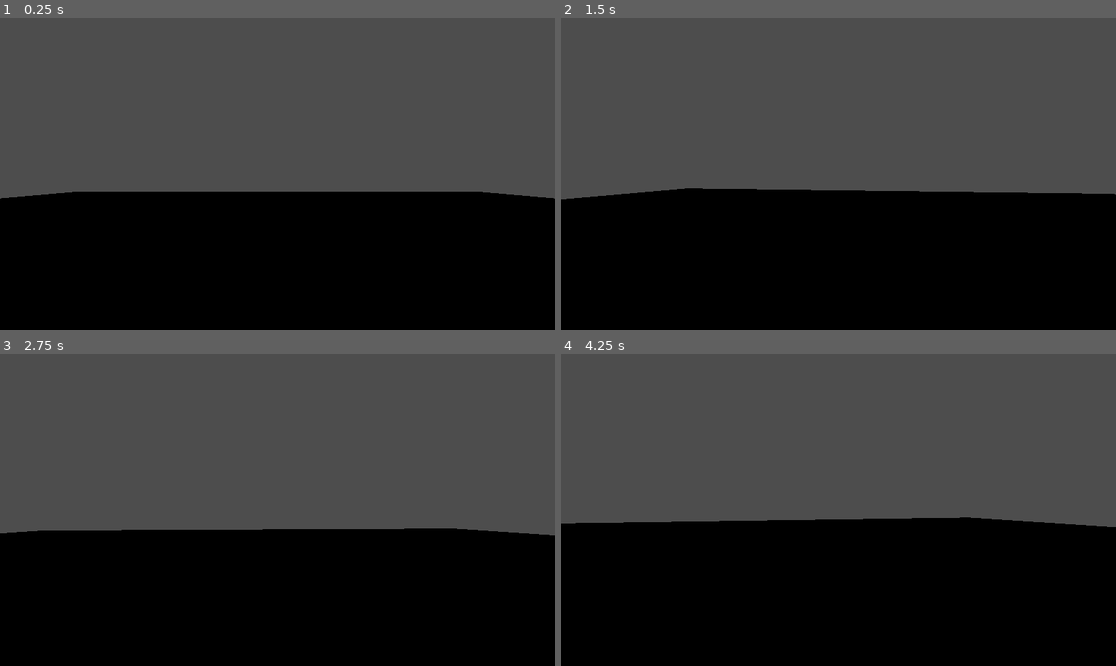
Above: before the commit, frames 1-4 (two rows, left to right).
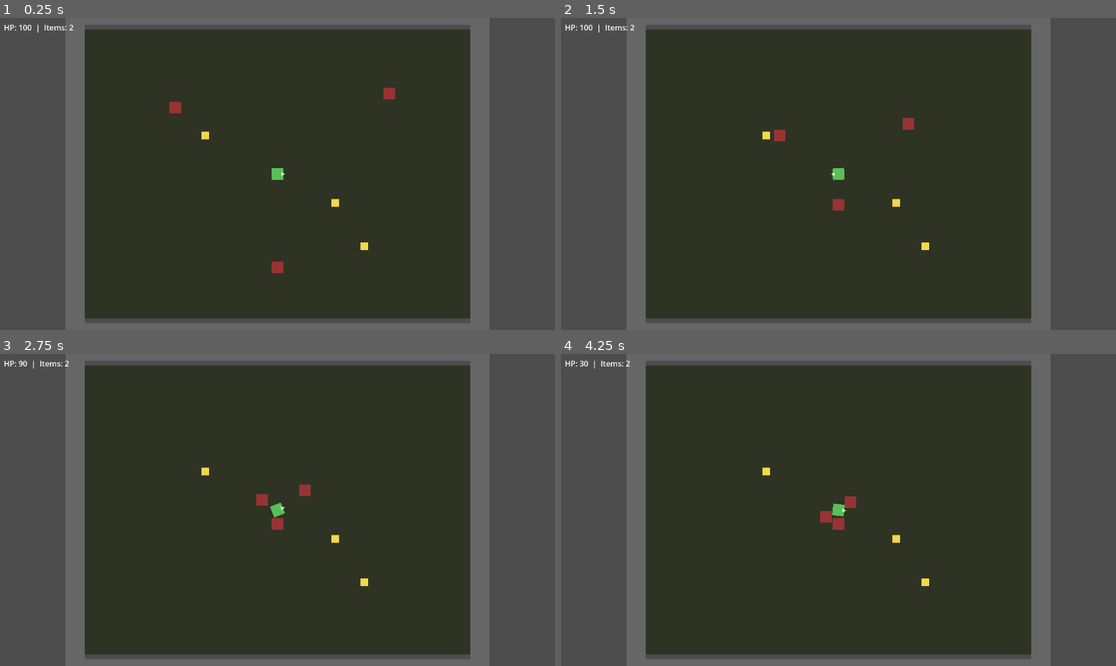
Above: after the commit, the same moments.

Repository: undertal401-hue/zombie-survival-3d
Game: Godot game, scene res://07_house/Main.tscn
Same seed, same stepped clock (60 frames per second), same inputs: the game is played once before the commit and once after it.
Inputs (mouse positions are in pixels of both pictures, inside the frame that each line leads up to):
- Up to frame 1 (0.25 s): no input
- Up to frame 2 (1.5 s): tap Enter (ui_accept) at 0.5, 0.6, 0.77, 1.07, 1.35 s; move the mouse to (866, 174) at 0.52 s; move the mouse to (810, 174) at 1.27 s
- Up to frame 3 (2.75 s): tap Enter (ui_accept) at 1.52, 1.82, 2.1 s; move the mouse to (288, 503) at 2.02 s
- Up to frame 4 (4.25 s): move the mouse to (832, 516) at 2.77 s; tap Enter (ui_accept) at 2.85, 3.02, 3.32, 3.6, 3.77, 4.07 s; move the mouse to (877, 513) at 3.52 s

The runs differ from the first frame. In frame 1, 85% of the frame differs, in the area x 0-100%, y 0-100%; in frame 2, 85%; in frame 3, 85%; in frame 4, 86%.

Commit message:
feat: rebuild MVP as 2D zombie survival
- Mapa 800x600: suelo, 4 muros, sin obstaculos (zombis en linea recta)
- Player.gd: CharacterBody2D, WASD/flechas, sprint, mira al raton,
  receive_damage + hp + respawn
- Zombie.gd: persigue al jugador, separacion entre zombis, ataque
  con cooldown (10 dmg / 1s)
- Inventory.gd (autoload): add/remove/has/count/total + senal
- Pickup: 3 items en el mapa (llave/medkit) recogidos al tocar
- HUD: Label con HP + items
- EventBus/GameClock autoloads (tema conservado del 3D)

Validado headless: W mueve 196px, suelo colisiona, inventario 3 items
(2 llaves), 3 zombis alcanzan al jugador (~30px) y hieren (hp 100->70),
0 errores de script. CI: import + boot escena principal.

Diff:
--- a/game/01_core/EventBus.gd
+++ b/game/01_core/EventBus.gd
@@ -1,5 +1,5 @@
 extends Node
 
 signal player_damaged(amount: float, source: Node)
-signal zombie_died(zombie: Node3D)
+signal zombie_died(zombie: Node2D)
 signal wave_started(wave: int)
--- a/game/02_player/InputHandler.gd
+++ b/game/02_player/InputHandler.gd
@@ -2,20 +2,9 @@
 extends Node
 
 var move_vector: Vector2 = Vector2.ZERO
-var look_delta: Vector2 = Vector2.ZERO
-
-func _input(event: InputEvent) -> void:
-	if event is InputEventMouseMotion:
-		look_delta += event.relative
 
 func _process(_delta: float) -> void:
 	move_vector = Input.get_vector("move_left", "move_right", "move_back", "move_forward")
-	look_delta = Vector2.ZERO
 
 func get_move_vector() -> Vector2:
 	return move_vector
-
-func consume_look_delta() -> Vector2:
-	var v := look_delta
-	look_delta = Vector2.ZERO
-	return v
--- /dev/null
+++ b/game/02_player/Inventory.gd
@@ -0,0 +1,29 @@
+extends Node
+
+signal inventory_changed
+
+var _items: Dictionary = {}
+
+func add_item(id: String, amount: int = 1) -> void:
+	_items[id] = _items.get(id, 0) + amount
+	inventory_changed.emit()
+
+func remove_item(id: String, amount: int = 1) -> bool:
+	var have: int = _items.get(id, 0)
+	if have < amount:
+		return false
+	_items[id] = have - amount
+	inventory_changed.emit()
+	return true
+
+func count(id: String) -> int:
+	return _items.get(id, 0)
+
+func has(id: String) -> bool:
+	return count(id) > 0
+
+func total() -> int:
+	var sum: int = 0
+	for n in _items.values():
+		sum += n
+	return sum
--- a/game/02_player/Player.gd
+++ b/game/02_player/Player.gd
@@ -1,62 +1,40 @@
-extends CharacterBody3D
+extends CharacterBody2D
 
-const SPEED := 6.0
-const SPRINT_SPEED := 9.0
-const JUMP_VELOCITY := 6.0
-const GRAVITY := 18.0
-const MOUSE_SENSITIVITY := 0.0025
+const SPEED := 200.0
+const SPRINT_SPEED := 320.0
+const MAX_HP := 100.0
+const SPAWN := Vector2.ZERO
 
-@onready var camera_pivot: Node3D = $CameraPivot
-@onready var camera: Camera3D = $CameraPivot/Camera3D
+@onready var input_handler: InputHandler = $InputHandler
 
-var input_handler: InputHandler
-var yaw: float = 0.0
-var pitch: float = 0.0
-var hp: float = 100.0
-
-func receive_damage(amount: float) -> void:
-	# El zombi ataca aqui; el sistema de vida completo aun no existe.
-	hp -= amount
+var hp: float = MAX_HP
 
 func _ready() -> void:
-	input_handler = InputHandler.new()
-	add_child(input_handler)
-
-	Input.mouse_mode = Input.MOUSE_MODE_CAPTURED
-	velocity = Vector3.ZERO
+	add_to_group("player")
 
 func _physics_process(delta: float) -> void:
-	_process_movement(delta)
-	_process_camera(delta)
+	var move: Vector2 = input_handler.get_move_vector()
+	var direction: Vector2 = Vector2(move.x, -move.y)
+	if direction.length() > 0.0:
+		direction = direction.normalized()
 
-func _process_movement(delta: float) -> void:
-	var move := input_handler.get_move_vector()
-	var basis := Transform3D(Basis(Vector3.UP, yaw), Vector3.ZERO).basis
-	var direction := Vector3.ZERO
-
-	direction = (-basis.z * move.y) + (basis.x * move.x)
-	direction = direction.normalized()
-
-	var speed := SPEED
+	var speed: float = SPEED
 	if Input.is_action_pressed("sprint"):
 		speed = SPRINT_SPEED
 
-	if direction.length() > 0.0:
-		velocity.x = move_toward(velocity.x, direction.x * speed, 12.0 * delta)
-		velocity.z = move_toward(velocity.z, direction.z * speed, 12.0 * delta)
-	else:
-		velocity.x = move_toward(velocity.x, 0.0, 14.0 * delta)
-		velocity.z = move_toward(velocity.z, 0.0, 14.0 * delta)
-
-	if is_on_floor() and Input.is_action_just_pressed("ui_accept"):
-		velocity.y = JUMP_VELOCITY
-
-	velocity.y -= GRAVITY * delta
+	velocity = direction * speed
 	move_and_slide()
 
-func _process_camera(delta: float) -> void:
-	var look := input_handler.consume_look_delta()
-	yaw -= look.x * MOUSE_SENSITIVITY
-	pitch = clamp(pitch - look.y * MOUSE_SENSITIVITY, -1.2, 1.2)
-	camera_pivot.rotation.y = yaw
-	camera.rotation.x = pitch
+	var mouse: Vector2 = get_global_mouse_position()
+	if global_position.distance_to(mouse) > 0.5:
+		look_at(mouse)
+
+func receive_damage(amount: float) -> void:
+	hp = max(hp - amount, 0.0)
+	EventBus.player_damaged.emit(amount, self)
+	if hp <= 0.0:
+		hp = MAX_HP
+		global_position = SPAWN
+
+func heal(amount: float) -> void:
+	hp = min(hp + amount, MAX_HP)
--- /dev/null
+++ b/game/02_player/Player.tscn
@@ -0,0 +1,28 @@
+[gd_scene load_steps="4" format=3]
+
+[ext_resource type="Script" path="res://02_player/InputHandler.gd" id="1"]
+[ext_resource type="Script" path="res://02_player/Player.gd" id="2"]
+
+[sub_resource type="RectangleShape2D" id="1_rect"]
+size = Vector2(24, 24)
+
+[node name="Player" type="CharacterBody2D"]
+script = ExtResource("2")
+
+[node name="InputHandler" type="Node" parent="."]
+script = ExtResource("1")
+
+[node name="Body" type="Polygon2D" parent="."]
+color = Color(0.35, 0.75, 0.35, 1)
+polygon = PackedVector2Array(-12, -12, 12, -12, 12, 12, -12, 12)
+
+[node name="Nose" type="Polygon2D" parent="."]
+color = Color(0.75, 1.0, 0.75, 1)
+polygon = PackedVector2Array(8, -4, 16, 0, 8, 4)
+
+[node name="Collision" type="CollisionShape2D" parent="."]
+shape = SubResource("1_rect")
+
+[node name="Camera2D" type="Camera2D" parent="."]
+current = true
+zoom = Vector2(1, 1)
--- a/game/03_zombies/Zombie.gd
+++ b/game/03_zombies/Zombie.gd
@@ -1,23 +1,43 @@
-extends CharacterBody3D
+extends CharacterBody2D
 
-var target: Node3D
-var speed: float = 2.5
-var hp: float = 30.0
+const ATTACK_RANGE := 30.0
+const ATTACK_DAMAGE := 10.0
+const ATTACK_COOLDOWN := 1.0
+
+@export var speed: float = 90.0
+
+var target: Node2D
+var attack_cooldown: float = 0.0
 
 func _ready() -> void:
+	add_to_group("zombies")
+	speed += randf_range(-15.0, 15.0)
 	target = get_tree().get_first_node_in_group("player")
 
 func _physics_process(delta: float) -> void:
 	if target == null:
+		target = get_tree().get_first_node_in_group("player")
 		return
 
-	var dir := target.global_position - global_position
-	dir.y = 0.0
-	dir = dir.normalized()
+	attack_cooldown = max(attack_cooldown - delta, 0.0)
 
-	velocity.x = dir.x * speed
-	velocity.z = dir.z * speed
+	var to_target: Vector2 = target.global_position - global_position
+	var dist: float = to_target.length()
+
+	if dist > ATTACK_RANGE:
+		velocity = (to_target / dist) * speed
+	else:
+		velocity = Vector2.ZERO
+		if attack_cooldown <= 0.0:
+			attack_cooldown = ATTACK_COOLDOWN
+			target.call("receive_damage", ATTACK_DAMAGE)
+
+	for other in get_tree().get_nodes_in_group("zombies"):
+		if other == self:
+			continue
+		var away: Vector2 = global_position - other.global_position
+		var gap: float = away.length()
+		if gap > 0.001 and gap < 24.0:
+			velocity += (away / gap) * 60.0
+
 	move_and_slide()
-
-	if global_position.distance_to(target.global_position) < 1.5:
-		target.call("receive_damage", 10.0)
--- /dev/null
+++ b/game/03_zombies/Zombie.tscn
@@ -0,0 +1,16 @@
+[gd_scene load_steps="3" format=3]
+
+[ext_resource type="Script" path="res://03_zombies/Zombie.gd" id="1"]
+
+[sub_resource type="RectangleShape2D" id="1_rect"]
+size = Vector2(24, 24)
+
+[node name="Zombie" type="CharacterBody2D"]
+script = ExtResource("1")
+
+[node name="Body" type="Polygon2D" parent="."]
+color = Color(0.6, 0.2, 0.2, 1)
+polygon = PackedVector2Array(-12, -12, 12, -12, 12, 12, -12, 12)
+
+[node name="Collision" type="CollisionShape2D" parent="."]
+shape = SubResource("1_rect")
--- /dev/null
+++ b/game/04_items/Pickup.gd
@@ -0,0 +1,12 @@
+extends Area2D
+
+@export var item_id: String = "llave"
+@export var amount: int = 1
+
+func _ready() -> void:
+	add_to_group("pickups")
+
+func _on_body_entered(body: Node2D) -> void:
+	if body.is_in_group("player"):
+		Inventory.add_item(item_id, amount)
+		queue_free()
--- /dev/null
+++ b/game/04_items/Pickup.tscn
@@ -0,0 +1,18 @@
+[gd_scene load_steps="3" format=3]
+
+[ext_resource type="Script" path="res://04_items/Pickup.gd" id="1"]
+
+[sub_resource type="CircleShape2D" id="1_circle"]
+radius = 16.0
+
+[node name="Pickup" type="Area2D"]
+script = ExtResource("1")
+
+[node name="Visual" type="Polygon2D" parent="."]
+color = Color(0.95, 0.85, 0.3, 1)
+polygon = PackedVector2Array(-8, -8, 8, -8, 8, 8, -8, 8)
+
+[node name="Trigger" type="CollisionShape2D" parent="."]
+shape = SubResource("1_circle")
+
+[connection signal="body_entered" from="." to="." method="_on_body_entered"]
--- a/game/07_house/Main.gd
+++ b/game/07_house/Main.gd
@@ -1,11 +1,5 @@
-extends Node3D
-
-@onready var player: CharacterBody3D = $Player
+extends Node2D
 
 func _ready() -> void:
-	player.add_to_group("player")
-	player.position = Vector3(0, 1.2, 0)
-
-	var zombie := preload("res://03_zombies/Zombie.gd").new()
-	zombie.position = Vector3(5, 1, 5)
-	add_child(zombie)
+	Inventory.add_item("llave", 1)
+	Inventory.add_item("medkit", 1)
--- a/game/07_house/Main.tscn
+++ b/game/07_house/Main.tscn
@@ -1,38 +1,92 @@
-[gd_scene load_steps="6" format=3]
+[gd_scene load_steps="8" format=3]
 
-[ext_resource type="Script" path="res://02_player/Player.gd" id="1_player"]
-[ext_resource type="Script" path="res://07_house/Main.gd" id="2_main"]
+[ext_resource type="PackedScene" path="res://02_player/Player.tscn" id="1_player"]
+[ext_resource type="PackedScene" path="res://03_zombies/Zombie.tscn" id="2_zombie"]
+[ext_resource type="PackedScene" path="res://04_items/Pickup.tscn" id="3_pickup"]
+[ext_resource type="PackedScene" path="res://08_ui/HUD.tscn" id="4_hud"]
+[ext_resource type="Script" path="res://07_house/Main.gd" id="5_main"]
 
-[sub_resource type="BoxShape3D" id="1_floor_shape"]
-size = Vector3(50, 1, 50)
+[sub_resource type="RectangleShape2D" id="1_hwall"]
+size = Vector2(880, 40)
 
-[sub_resource type="BoxMesh" id="1_floor_mesh"]
-size = Vector3(50, 1, 50)
+[sub_resource type="RectangleShape2D" id="2_vwall"]
+size = Vector2(40, 640)
 
-[sub_resource type="CapsuleShape3D" id="1_player_shape"]
-radius = 0.5
-height = 1.8
+[node name="Main" type="Node2D"]
+script = ExtResource("5_main")
 
-[node name="Main" type="Node3D"]
-script = ExtResource("2_main")
+[node name="Floor" type="ColorRect" parent="."]
+offset_left = -400.0
+offset_top = -300.0
+offset_right = 400.0
+offset_bottom = 300.0
+color = Color(0.18, 0.2, 0.14, 1)
 
-[node name="Player" type="CharacterBody3D" parent="."]
-script = ExtResource("1_player")
+[node name="WallTop" type="StaticBody2D" parent="."]
+position = Vector2(0, -330)
 
-[node name="CameraPivot" type="Node3D" parent="Player"]
+[node name="CollisionShape2D" type="CollisionShape2D" parent="WallTop"]
+shape = SubResource("1_hwall")
 
-[node name="Camera3D" type="Camera3D" parent="Player/CameraPivot"]
-position = Vector3(0, 1.6, 0)
+[node name="Visual" type="Polygon2D" parent="WallTop"]
+color = Color(0.4, 0.4, 0.4, 1)
+polygon = PackedVector2Array(-440, -20, 440, -20, 440, 20, -440, 20)
 
-[node name="Collision" type="CollisionShape3D" parent="Player"]
-shape = SubResource("1_player_shape")
-position = Vector3(0, 0.9, 0)
+[node name="WallBottom" type="StaticBody2D" parent="."]
+position = Vector2(0, 330)
 
-[node name="Floor" type="StaticBody3D" parent="."]
-transform = Transform3D(1, 0, 0, 0, 1, 0, 0, 0, 1, 0, -0.5, 0)
+[node name="CollisionShape2D" type="CollisionShape2D" parent="WallBottom"]
+shape = SubResource("1_hwall")
 
-[node name="CollisionShape3D" type="CollisionShape3D" parent="Floor"]
-shape = SubResource("1_floor_shape")
+[node name="Visual" type="Polygon2D" parent="WallBottom"]
+color = Color(0.4, 0.4, 0.4, 1)
+polygon = PackedVector2Array(-440, -20, 440, -20, 440, 20, -440, 20)
 
-[node name="MeshInstance3D" type="MeshInstance3D" parent="Floor"]
-mesh = SubResource("1_floor_mesh")
+[node name="WallLeft" type="StaticBody2D" parent="."]
+position = Vector2(-420, 0)
+
+[node name="CollisionShape2D" type="CollisionShape2D" parent="WallLeft"]
+shape = SubResource("2_vwall")
+
+[node name="Visual" type="Polygon2D" parent="WallLeft"]
+color = Color(0.4, 0.4, 0.4, 1)
+polygon = PackedVector2Array(-20, -320, 20, -320, 20, 320, -20, 320)
+
+[node name="WallRight" type="StaticBody2D" parent="."]
+position = Vector2(420, 0)
+
+[node name="CollisionShape2D" type="CollisionShape2D" parent="WallRight"]
+shape = SubResource("2_vwall")
+
+[node name="Visual" type="Polygon2D" parent="WallRight"]
+color = Color(0.4, 0.4, 0.4, 1)
+polygon = PackedVector2Array(-20, -320, 20, -320, 20, 320, -20, 320)
+
+[node name="Player" parent="." instance=ExtResource("1_player")]
+position = Vector2(0, 0)
+
+[node name="Zombie1" parent="." instance=ExtResource("2_zombie")]
+position = Vector2(250, -180)
+
+[node name="Zombie2" parent="." instance=ExtResource("2_zombie")]
+position = Vector2(-230, -150)
+
+[node name="Zombie3" parent="." instance=ExtResource("2_zombie")]
+position = Vector2(0, 220)
+
+[node name="Pickup1" parent="." instance=ExtResource("3_pickup")]
+position = Vector2(120, 60)
+item_id = "llave"
+amount = 1
+
+[node name="Pickup2" parent="." instance=ExtResource("3_pickup")]
+position = Vector2(-150, -80)
+item_id = "medkit"
+amount = 1
+
+[node name="Pickup3" parent="." instance=ExtResource("3_pickup")]
+position = Vector2(180, 150)
+item_id = "llave"
+amount = 1
+
+[node name="HUD" parent="." instance=ExtResource("4_hud")]
--- /dev/null
+++ b/game/08_ui/HUD.gd
@@ -0,0 +1,8 @@
+extends CanvasLayer
+
+@onready var label: Label = $Label
+
+func _process(_delta: float) -> void:
+	var p := get_tree().get_first_node_in_group("player")
+	var hp: float = p.hp if p != null else 0.0
+	label.text = "HP: %d  |  Items: %d" % [int(hp), Inventory.total()]
--- /dev/null
+++ b/game/08_ui/HUD.tscn
@@ -0,0 +1,13 @@
+[gd_scene load_steps="3" format=3]
+
+[ext_resource type="Script" path="res://08_ui/HUD.gd" id="1"]
+
+[node name="HUD" type="CanvasLayer"]
+script = ExtResource("1")
+
+[node name="Label" type="Label" parent="."]
+offset_left = 8.0
+offset_top = 8.0
+offset_right = 400.0
+offset_bottom = 40.0
+text = "HP: 100  |  Items: 0"
--- a/game/project.godot
+++ b/game/project.godot
@@ -1,12 +1,14 @@
 config_version=5
 
 [application]
-config/name="Zombie Survival"
+config/name="Zombie Survival 2D"
 config/features=PackedStringArray("4.7")
 run/main_scene="res://07_house/Main.tscn"
 
-[rendering]
-environment/default_clear_color=Color(0.45, 0.62, 0.78, 1.0)
+[autoload]
+EventBus="*res://01_core/EventBus.gd"
+GameClock="*res://01_core/GameClock.gd"
+Inventory="*res://02_player/Inventory.gd"
 
 [input]
 
@@ -14,6 +16,10 @@
 "deadzone": 0.5,
 "events": [{
 "keycode": 87,
+"physical_keycode": -1,
+"type": "Key"
+}, {
+"keycode": 4194320,
 "physical_keycode": -1,
 "type": "Key"
 }]
@@ -24,6 +30,10 @@
 "keycode": 83,
 "physical_keycode": -1,
 "type": "Key"
+}, {
+"keycode": 4194321,
+"physical_keycode": -1,
+"type": "Key"
 }]
 }
 move_left={
@@ -32,12 +42,20 @@
 "keycode": 65,
 "physical_keycode": -1,
 "type": "Key"
+}, {
+"keycode": 4194322,
+"physical_keycode": -1,
+"type": "Key"
 }]
 }
 move_right={
 "deadzone": 0.5,
 "events": [{
 "keycode": 68,
+"physical_keycode": -1,
+"type": "Key"
+}, {
+"keycode": 4194323,
 "physical_keycode": -1,
 "type": "Key"
 }]
@@ -50,11 +68,6 @@
 "type": "Key"
 }]
 }
-jump={
-"deadzone": 0.5,
-"events": [{
-"keycode": 32,
-"physical_keycode": -1,
-"type": "Key"
-}]
-}
+
+[rendering]
+environment/default_clear_color=Color(0.12, 0.14, 0.1, 1.0)
Not shown, changed: game/01_core/EventBus.gd.uid
Not shown, changed: game/01_core/GameClock.gd.uid
Not shown, changed: game/02_player/InputHandler.gd.uid
Not shown, added: game/02_player/Inventory.gd.uid
Not shown, changed: game/02_player/Player.gd.uid
Not shown, changed: game/03_zombies/Zombie.gd.uid
Not shown, added: game/04_items/Pickup.gd.uid
Not shown, changed: game/07_house/Main.gd.uid
Not shown, added: game/08_ui/HUD.gd.uid
